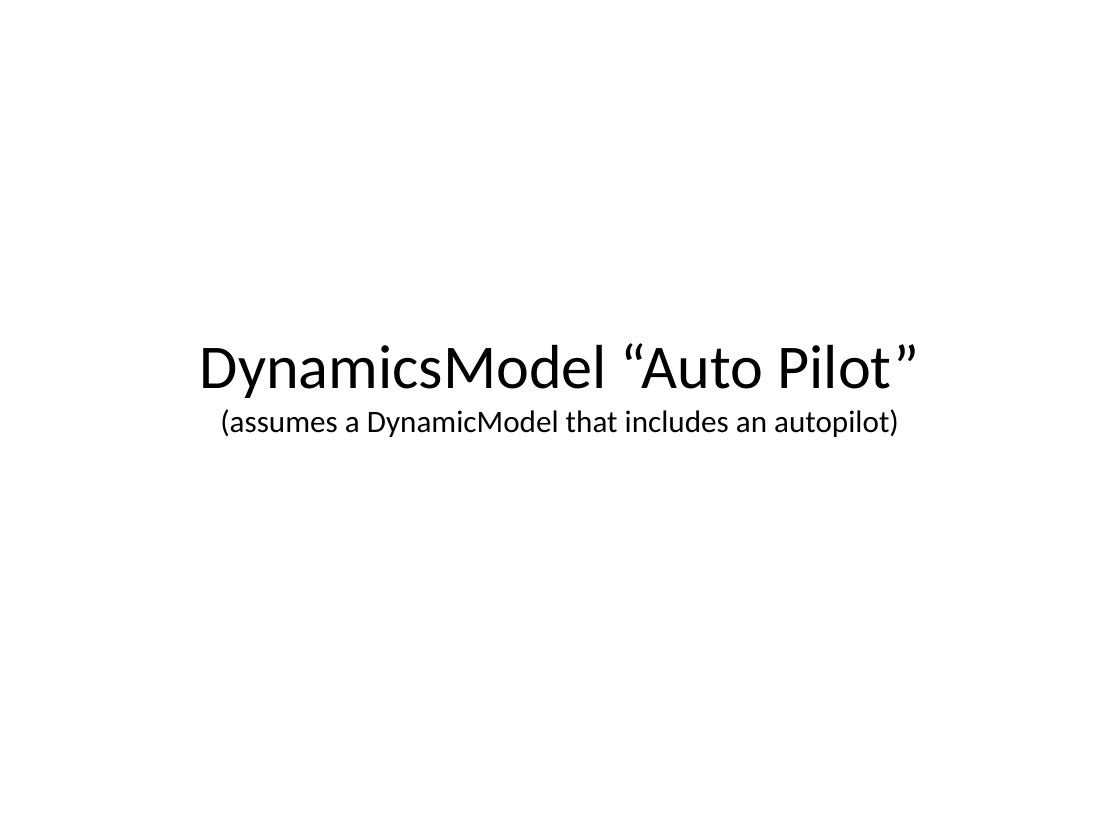
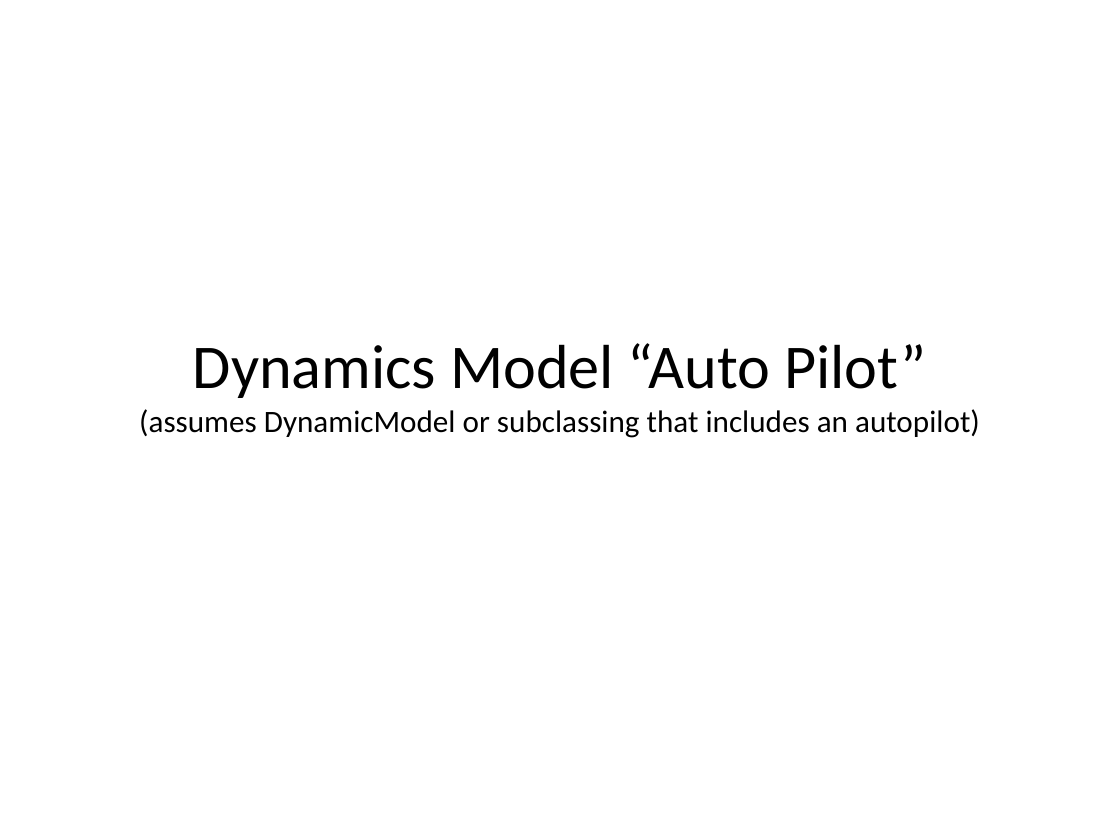
Before and after one commit to doughodson/OpenEaagles, a slide deck: slide 16 of doc/umlDiagrams/player-control-logic.pptx (slide 13 before the commit). Drawn at 1120x840 pixels with LibreOffice and Linux fonts; fonts in the diff are those of the drawing. Boxes give left, top, right and bottom in pixels: in the first picture for what was removed or moved away, otherwise in the second. Text is boxed around its words. In the diff, an @@ line names an element or a change of style, - is before the commit and + after.

```diff
--- a/doc/umlDiagrams/player-control-logic.pptx
+++ b/doc/umlDiagrams/player-control-logic.pptx
@@ text at (139, 343, 980, 438): text changed @@
-DynamicsModel “Auto Pilot”
-(assumes a DynamicModel that includes an autopilot)
+Dynamics Model “Auto Pilot”
+(assumes DynamicModel or subclassing that includes an autopilot)
```
Also in this commit, not shown: 11 other slides changed, 5 slides added, 1 other file.
